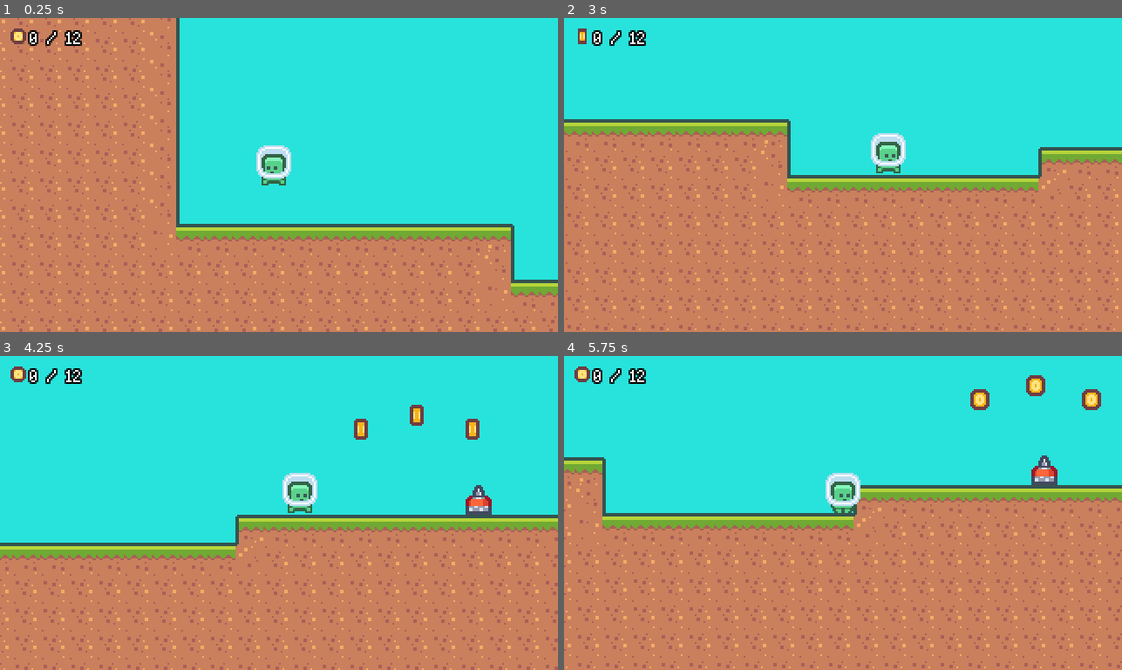
Above: before the commit, frames 1-4 (two rows, left to right).
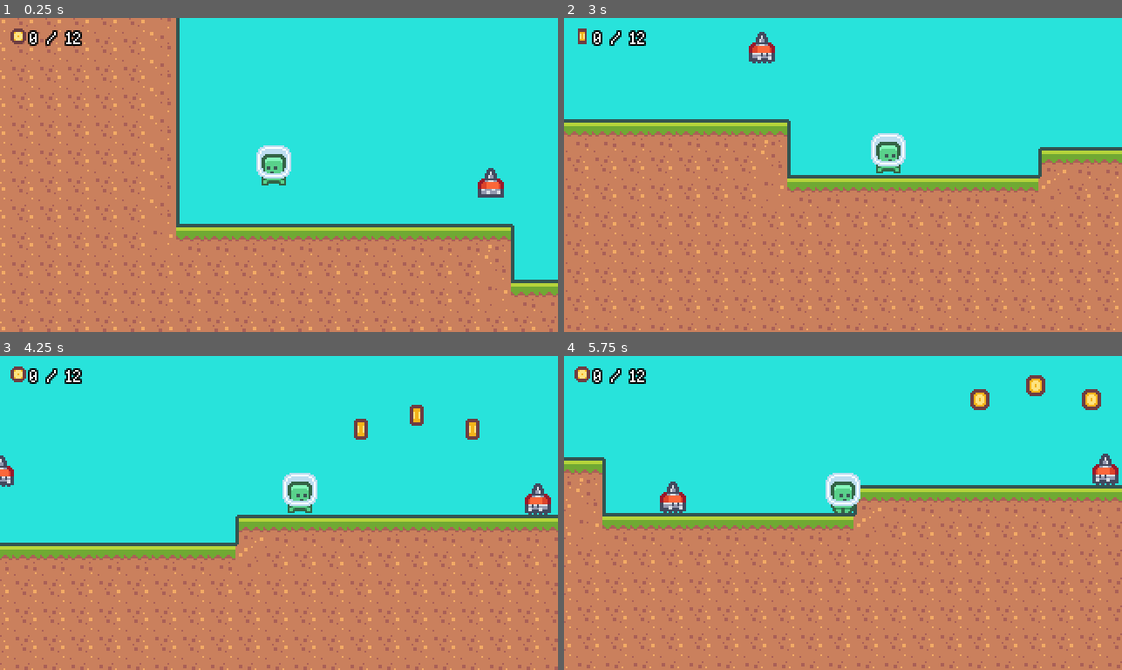
Above: after the commit, the same moments.

Repository: tiagoskaterock/GodotPlatformer
Game: Godot game, scene res://Scenes/Main.tscn
The game is run twice, just before and just after one commit, with the same random seed, the same clock (stepped at 60 frames per second) and the same inputs.
Inputs:
- Up to frame 1 (0.25 s): no input
- Up to frame 2 (3 s): hold D (move_right) 0.53-2.03 s; tap Keypad 1 (dash) every 0.75 s from 0.6 to 2.85 s; tap W (jump) at 0.77, 1.52 s; hold A (move_left) 2.03-2.78 s; hold D (move_right) from 2.78 s (still down)
- Up to frame 3 (4.25 s): keep holding D (move_right); tap W (jump) at 3.02, 3.77 s; tap Keypad 1 (dash) at 3.6 s
- Up to frame 4 (5.75 s): release D (move_right) at 4.28 s; hold A (move_left) 4.28-5.03 s; tap Keypad 1 (dash) at 4.35, 5.1 s; tap W (jump) at 4.52 s; hold D (move_right) from 5.03 s (still down)

The runs differ from the first frame. In frame 1, 0.3% of the frame differs, in the area x 85-91%, y 47-58%; in frame 2, 0.3%; in frame 3, 0.9%; in frame 4, 1.0%, in the area x 17-100%, y 31-50%.

Commit message:
27. Enemy Respawns

Diff:
--- a/Levels/Level_001.tscn
+++ b/Levels/Level_001.tscn
@@ -6,6 +6,7 @@
 [ext_resource path="res://Scenes/EnemyGoal.tscn" type="PackedScene" id=4]
 [ext_resource path="res://Scenes/Coin.tscn" type="PackedScene" id=5]
 [ext_resource path="res://Scenes/Flag.tscn" type="PackedScene" id=6]
+[ext_resource path="res://Scenes/EnemySpawner.tscn" type="PackedScene" id=7]
 
 [node name="Level_001" instance=ExtResource( 2 )]
 
@@ -23,7 +24,6 @@
 
 [node name="Enemy_02" parent="Enemies" index="2" instance=ExtResource( 1 )]
 position = Vector2( 464, 0 )
-start_direction = 1
 
 [node name="EnemyGoal" parent="EnemyGoalsGroup" index="0" instance=ExtResource( 4 )]
 position = Vector2( 248, 24 )
@@ -114,3 +114,6 @@
 
 [node name="Player" parent="." index="7"]
 position = Vector2( -40, -40 )
+
+[node name="EnemySpawner" parent="." index="9" instance=ExtResource( 7 )]
+position = Vector2( 80, -32 )
--- /dev/null
+++ b/Scenes/EnemySpawner.tscn
@@ -0,0 +1,12 @@
+[gd_scene load_steps=3 format=2]
+
+[ext_resource path="res://Scripts/EnemySpawner.gd" type="Script" id=1]
+[ext_resource path="res://Scenes/Enemy_01.tscn" type="PackedScene" id=2]
+
+[node name="EnemySpawner" type="Position2D"]
+script = ExtResource( 1 )
+enemyScene = ExtResource( 2 )
+
+[node name="SpawnTimer" type="Timer" parent="."]
+wait_time = 1.5
+autostart = true
--- a/Scenes/Enemy_01.tscn
+++ b/Scenes/Enemy_01.tscn
@@ -50,7 +50,6 @@
 
 [node name="AnimatedSprite" type="AnimatedSprite" parent="."]
 frames = SubResource( 1 )
-frame = 2
 playing = true
 offset = Vector2( 0, -12 )
 
--- /dev/null
+++ b/Scripts/EnemySpawner.gd
@@ -0,0 +1,39 @@
+extends Position2D
+
+enum Direction { RIGHT, LEFT }
+
+export(PackedScene) var enemyScene
+export (Direction) var start_direction
+
+var currentEnemyNode = null
+var spawnOnNextTick = false
+
+
+# Called when the node enters the scene tree for the first time.
+func _ready():
+	$SpawnTimer.connect("timeout", self, "on_spawn_timer_timeout")
+	call_deferred("spawn_enemy")
+
+
+func spawn_enemy():
+	currentEnemyNode = enemyScene.instance()
+	currentEnemyNode.startDirection = Vector2.RIGHT if start_direction == Direction.RIGHT else Vector2.LEFT
+	get_parent().add_child(currentEnemyNode)
+	currentEnemyNode.global_position = global_position
+
+
+func check_enemy_spawn():
+	if ! is_instance_valid(currentEnemyNode):
+		if spawnOnNextTick:
+			spawn_enemy()
+			spawnOnNextTick = false
+		else:
+			spawnOnNextTick = true
+
+
+func on_spawn_timer_timeout():
+	check_enemy_spawn()
+
+# Called every frame. 'delta' is the elapsed time since the previous frame.
+#func _process(delta):
+#	pass
--- a/Scripts/Enemy_01.gd
+++ b/Scripts/Enemy_01.gd
@@ -1,29 +1,29 @@
 extends KinematicBody2D
-
-enum Direction { RIGHT, LEFT }
-export (Direction) var start_direction
 
 export var speed = 20
 var velocity = Vector2.ZERO
 var direction = Vector2.ZERO
 var gravity = 500
+var startDirection = Vector2.RIGHT
+
 
 func _ready():
-	direction = Vector2.RIGHT if start_direction == Direction.RIGHT else Vector2.LEFT
+	# direction = Vector2.RIGHT if start_direction == Direction.RIGHT else Vector2.LEFT
+	direction = startDirection
 	$GoalDetector.connect("area_entered", self, "on_goal_entered")
 	$HitboxArea.connect("area_entered", self, "on_hitbox_entered")
+
 
 func on_goal_entered(_area2d):
 	direction *= -1
 
+
 func _process(delta):
 	velocity.x = (direction * speed).x
+	velocity.y += gravity * delta
+	velocity = move_and_slide(velocity, Vector2.UP)
+	$AnimatedSprite.flip_h = true if direction.x > 0 else false
 
-	velocity.y += gravity * delta
-
-	velocity = move_and_slide(velocity, Vector2.UP)
-
-	$AnimatedSprite.flip_h = true if direction.x > 0 else false
 
 func on_hitbox_entered(_area2d):
 	queue_free()
Not shown: 1 places in Levels/Level_001.tscn that only renumber resources
